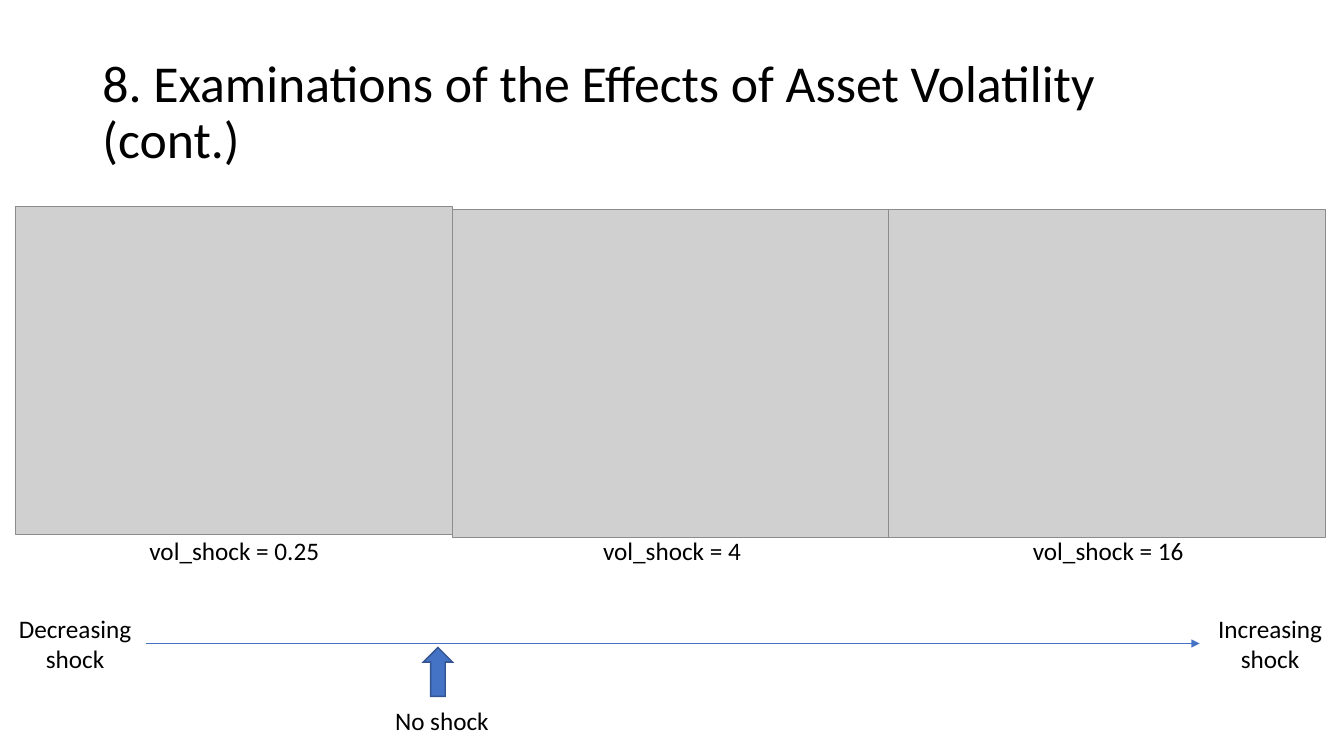
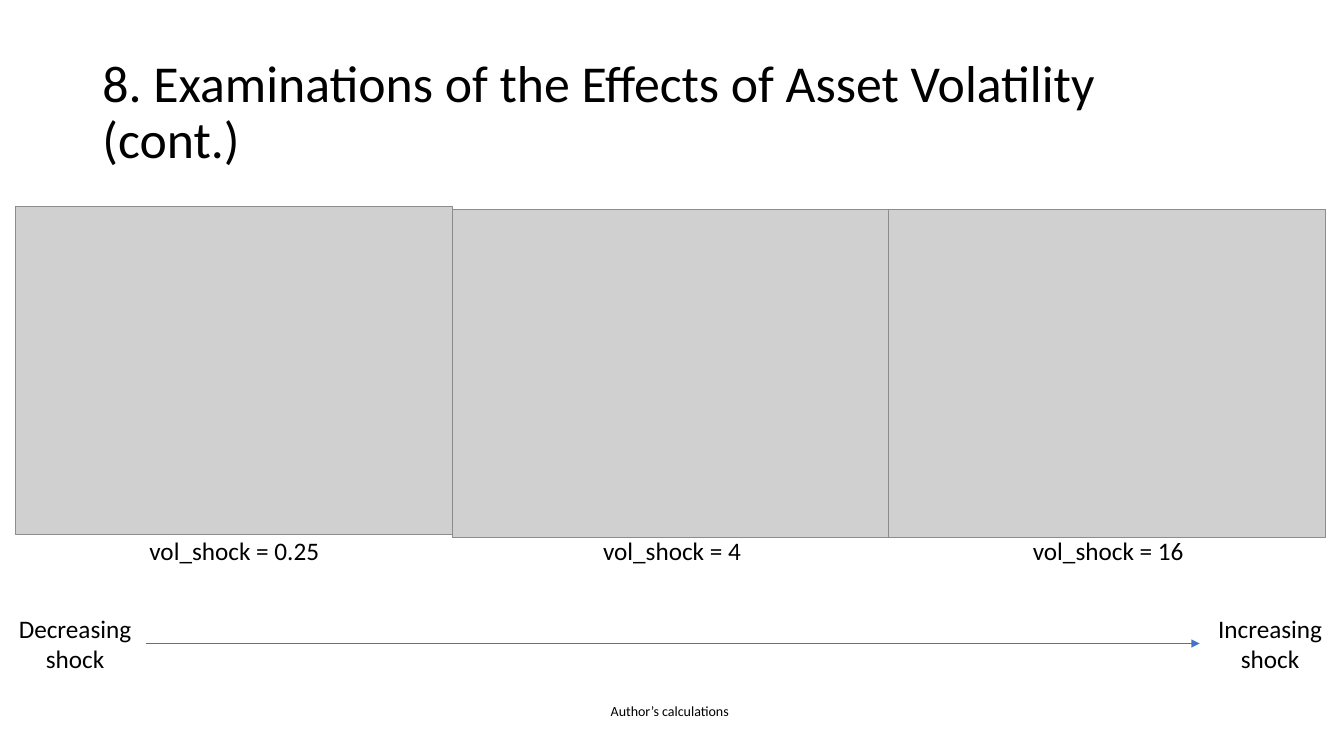
Before and after one commit to anihamde/cba-research, a slide deck: slide 21 of Suresh_CBA_Presentation.pptx. Drawn at 1344x756 pixels with LibreOffice and Linux fonts; fonts in the diff are those of the drawing; grey boxes stand for pictures. Boxes give left, top, right and bottom in pixels: in the first picture for what was removed or moved away, otherwise in the second. Text is boxed around its words. In the diff, an @@ line names an element or a change of style, - is before the commit and + after.

```diff
--- a/Suresh_CBA_Presentation.pptx
+++ b/Suresh_CBA_Presentation.pptx
@@ up arrow removed at (x1=423, y1=647, x2=453, y2=696) @@
@@ text removed at (x1=395, y1=712, x2=488, y2=731) @@
-No shock
@@ text added at (x1=611, y1=706, x2=729, y2=716), 10 pt, text #000000 @@
+Author’s calculations
```
Also in this commit, not shown: 16 other slides changed, 1 slide added.
